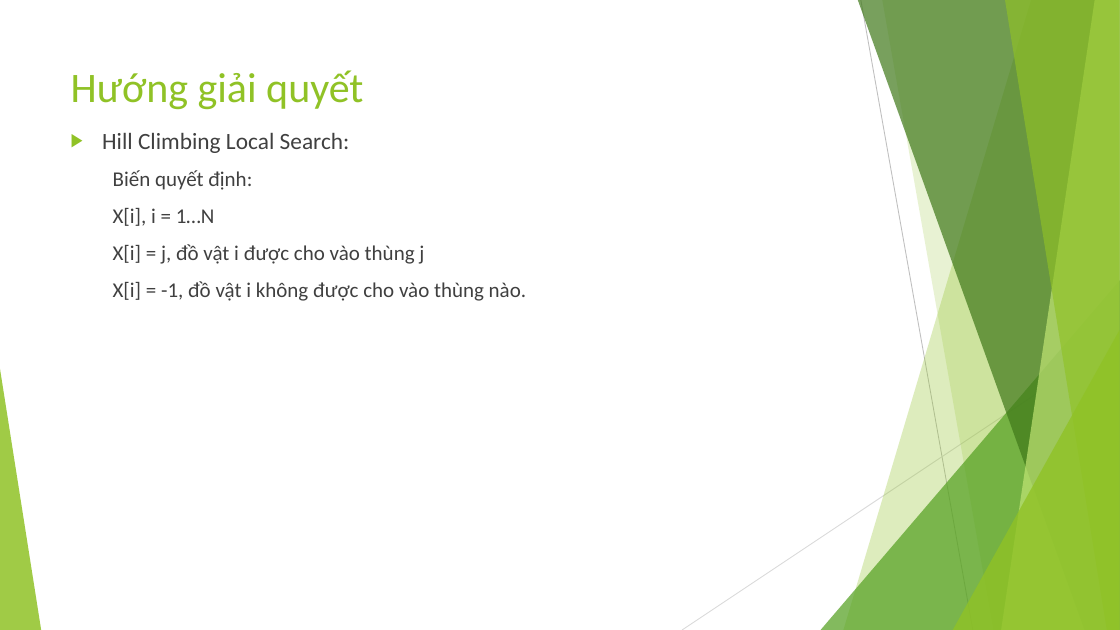
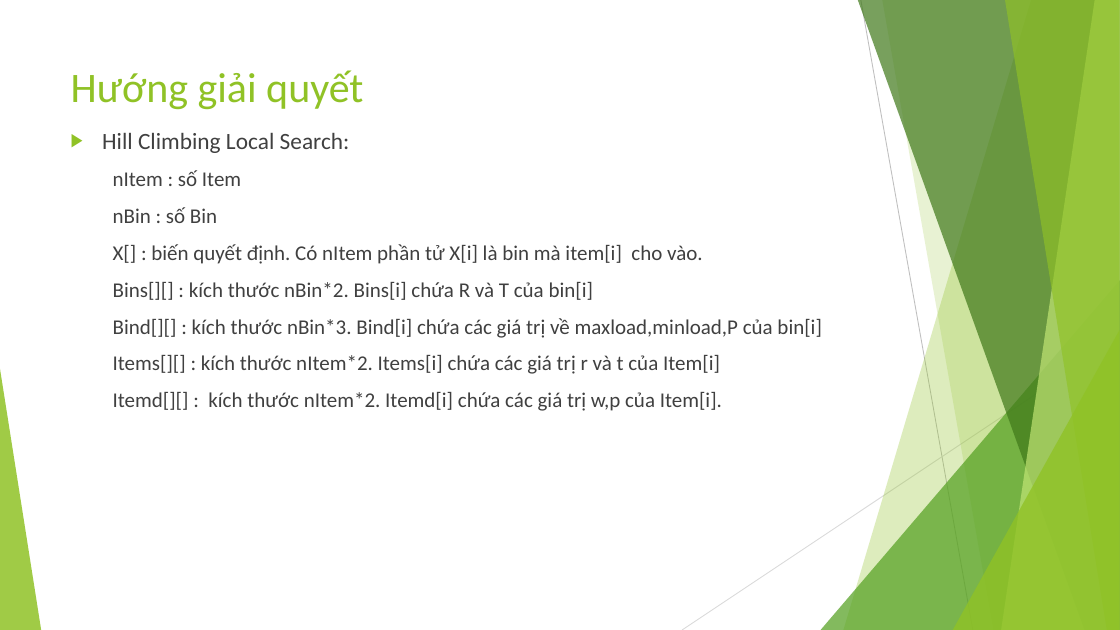
Before and after one commit to dungkhmt/CourseCPCBLS, a slide deck: slide 14 of OpenCBLS/src/khmtk60/miniprojects/G6/Báo cáo môn học.pptx (slide 13 before the commit). Drawn at 1120x630 pixels with LibreOffice and Linux fonts; fonts in the diff are those of the drawing. Boxes give left, top, right and bottom in pixels: in the first picture for what was removed or moved away, otherwise in the second. Text is boxed around its words. In the diff, an @@ line names an element or a change of style, - is before the commit and + after.

```diff
--- a/OpenCBLS/src/khmtk60/miniprojects/G6/Báo cáo môn học.pptx
+++ b/OpenCBLS/src/khmtk60/miniprojects/G6/Báo cáo môn học.pptx
@@ text at <box>113,170,821,411</box>: text changed @@
-  Biến quyết định:
-  X[i], i = 1…N
-  X[i] = j, đồ vật i được cho vào thùng j
-  X[i] = -1, đồ vật i không được cho vào thùng nào.
+  nItem : số Item
+  nBin : số Bin
+  X[] : biến quyết định. Có nItem phần tử X[i] là bin mà item[i] cho vào.
+  Bins[][] : kích thước nBin*2. Bins[i] chứa R và T của bin[i]
+  Bind[][] : kích thước nBin*3. Bind[i] chứa các giá trị về maxload,minload,P của bin[i]
+  Items[][] : kích thước nItem*2. Items[i] chứa các giá trị r và t của Item[i]
+  Itemd[][] : kích thước nItem*2. Itemd[i] chứa các giá trị w,p của Item[i].
```
Also in this commit, not shown: 7 other slides changed, 1 slide added, 3 other files.
